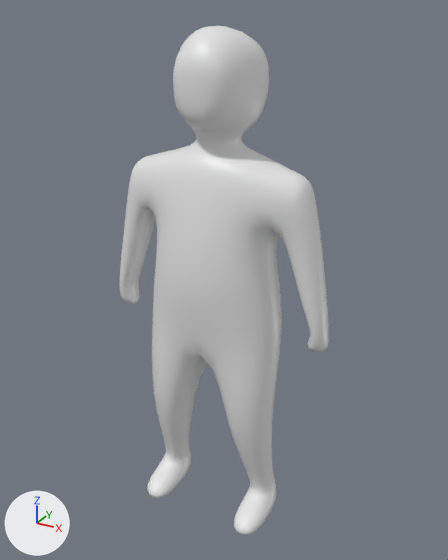
A saved change to the Blender file Magical Mayhem/Assets/Graphics/Models/Wizard.blend.
The view is the same before and after, from a 50 mm camera at (2.96, -5.17, 5.41) aimed at (0.06, 0.09, 2.77). The lights are fixed; the arrows at lower left show +X, +Y and +Z.

Script lines for the objects in view, before the commit:
```python
me_cube = bpy.data.meshes.new('Cube')
me_cube.from_pydata(...)  # 1213 vertices, 1168 faces; spans x 0.0..1.26, y -0.51..0.47, z -0.04..5.26
me_cube.polygons.foreach_set('use_smooth', [True] * 1168)
me_cube.materials.append(mat_material)  # white #e7e7e7
ob_body_mesh = bpy.data.objects.new('Body Mesh', me_cube)
ob_body_mesh.location = (0.0, 0.0, 0.0)
_m = ob_body_mesh.modifiers.new('Mirror', 'MIRROR')
_m.use_clip = True
```
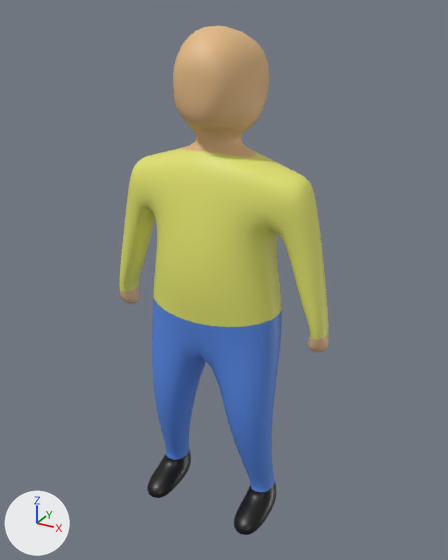
What differs and where, as boxes (x1, y1, x2, y2) in the pictures (448 x 560 px):
part 1 of me_cube, recoloured (white to black)
    both: (147, 449, 276, 535)
part 2 of me_cube, recoloured (white to blue)
    both: (152, 298, 282, 492)
part 3 of me_cube, recoloured (white to yellow)
    both: (120, 147, 329, 340)
part 4 of me_cube, recoloured
    both: (173, 26, 269, 157)
part 5 of me_cube, recoloured
    both: (120, 285, 329, 352)

The edits, one by one:
Material 'Hand' (mat_hand) is new.
Its base color is (0.8, 0.501, 0.267) (beige #e7bc8d).
Material 'Head' (mat_head) is new.
Its base color is (0.8, 0.505, 0.244) (beige #e7bc87).
Material 'Shoe' (mat_shoe) is new.
Its base color is (0.0, 0.0, 0.0) (black #000000).
Its roughness is 0.4.
Material 'Leg' (mat_leg) is new.
Its base color is (0.0991, 0.258, 0.8) (blue #598be7).
Material 'Shirt' (mat_shirt) is new.
Its base color is (0.787, 0.8, 0.159) (yellow #e5e76f).
me_cube has 1213 vertices, 1168 faces and spans x 0.0..1.26, y -0.51..0.47, z -0.04..5.26.
me_cube is used by ob_body_mesh; location (0.0, 0.0, 0.0).
me_cube part 1: all 176 faces centred in x 0.43..0.76, y -0.5..0.25, z -0.03..0.29 switch from mat_material (white #e7e7e7) to mat_shoe (black #000000).
me_cube part 2: all 184 faces centred in x 0.04..0.74, y -0.41..0.42, z 0.33..2.48 switch from mat_material (white #e7e7e7) to mat_leg (blue #598be7).
me_cube part 3: 444 of the faces centred in x 0.06..1.24, y -0.44..0.44, z 2.47..4.15 switch from mat_material (white #e7e7e7) to mat_shirt (yellow #e6e76f).
me_cube part 4: 284 of the faces centred in x 0.03..0.43, y -0.35..0.46, z 4.15..5.25 switch from mat_material (white #e7e7e7) to mat_head (beige #e7bc87).
me_cube part 5: all 80 faces centred in x 1.06..1.25, y -0.09..0.17, z 2.26..2.43 switch from mat_material (white #e7e7e7) to mat_hand (beige #e7bc8d).
